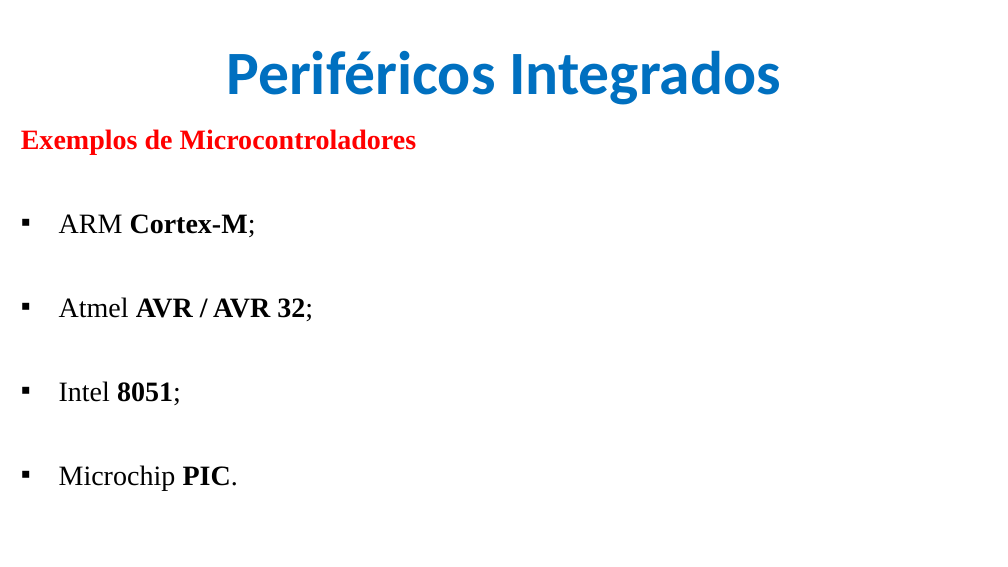
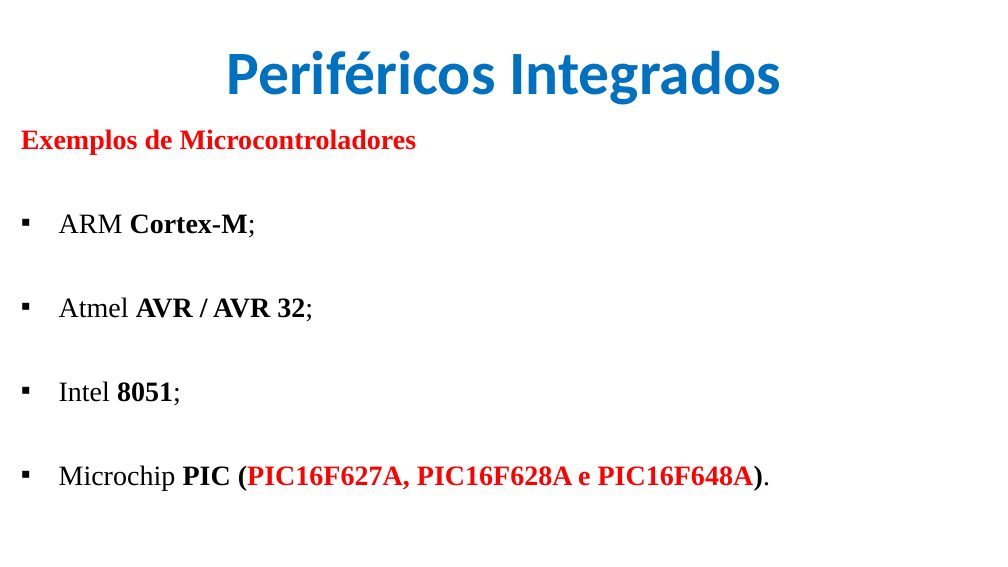
Before and after one commit to CloudEducationBrazil/WydenArea1ProgramacaoMicrocontroladores, a slide deck: slide 6 of 01 Classes/Aula 05 - Programação Microcontroladores - Periféricos Integrados - Portas e Conversores.pptx (slide 4 before the commit). Drawn at 1008x567 pixels with LibreOffice and Linux fonts; fonts in the diff are those of the drawing; background and template pictures are left out. Boxes give left, top, right and bottom in pixels: in the first picture for what was removed or moved away, otherwise in the second. Text is boxed around its words. In the diff, an @@ line names an element or a change of style, - is before the commit and + after.

```diff
--- a/01 Classes/Aula 05 - Programação Microcontroladores - Periféricos Integrados - Portas e Conversores.pptx
+++ b/01 Classes/Aula 05 - Programação Microcontroladores - Periféricos Integrados - Portas e Conversores.pptx
@@ text at bbox=[59, 465, 771, 490]: text changed; text colour #000000 to #FF0000; bold on @@
-▪ Microchip PIC.
+▪ Microchip PIC (PIC16F627A, PIC16F628A e PIC16F648A).
```
Also in this commit, not shown: 6 other slides changed, 17 slides added, 1 slide removed.
